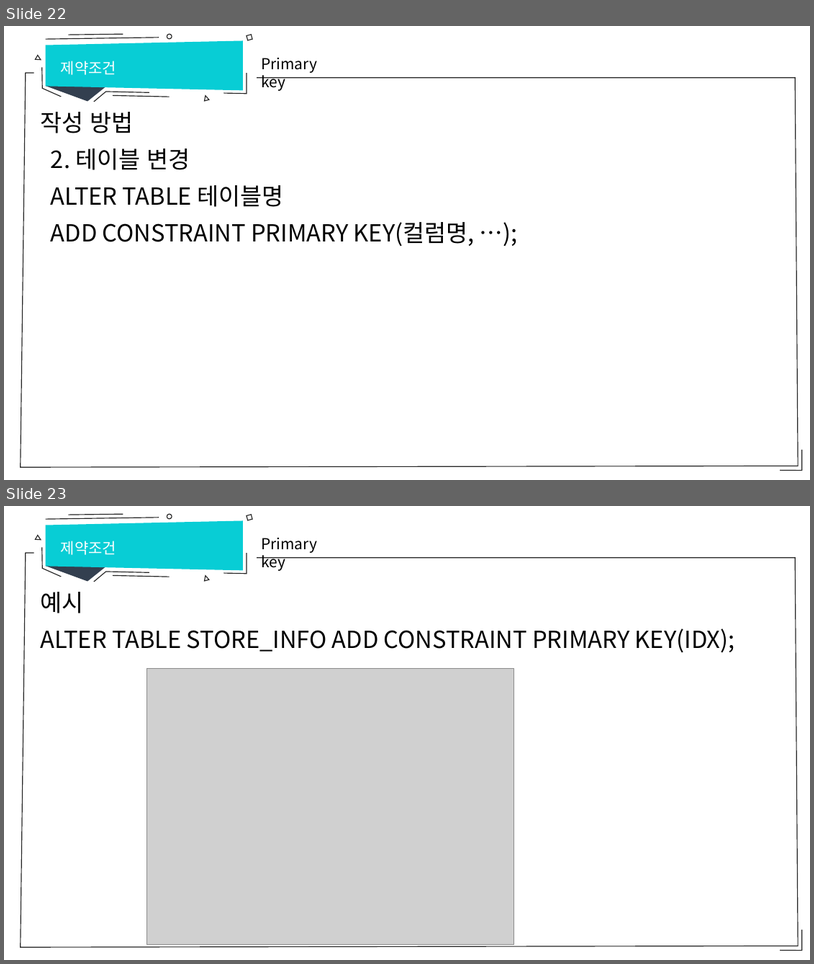
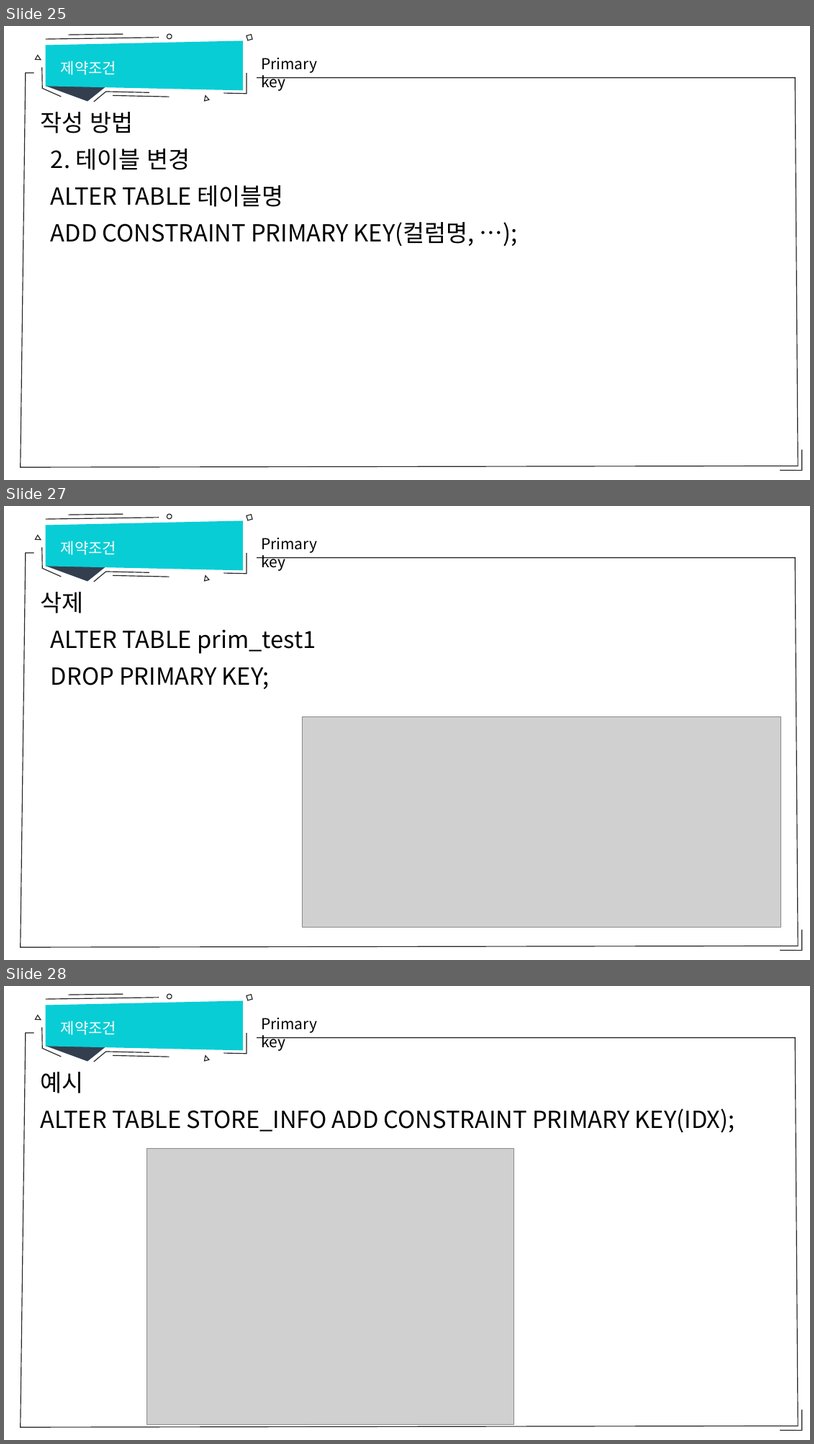
Before and after one commit to hitxid/openDatabase, a slide deck: database/제약조건.pptx. Shown one above the other, each under a label of ours: slides 22 and 23 before the commit, slides 25, 27 and 28 after it; the slides between them are not shown. The pictures are 814x964 and 814x1444 pixels, drawn with LibreOffice and Linux fonts; fonts in the diff are those of the drawing; grey boxes stand for pictures. Boxes give left, top, right and bottom in pixels: in the first picture for what was removed or moved away, otherwise in the second. Text is boxed around its words. In the diff, an @@ line names an element or a change of style, - is before the commit and + after.

Commit message:
제약조건 실습 내용 추가

```diff
--- a/database/제약조건.pptx
+++ b/database/제약조건.pptx
@@ slide 27 added at <box>4,506,810,960</box>, background #FFFFFF; not listed: 14 template elements that a slide beside it also shows @@
@@ text added at <box>61,541,116,555</box>, 18 pt, text #FFFFFF @@
+제약조건
@@ text added at <box>261,538,317,571</box>, 18 pt, text #000000 @@
+Primary key
@@ text added at <box>40,592,316,689</box>, 28 pt, text #000000 @@
+삭제
+ALTER TABLE prim_test1
+DROP PRIMARY KEY;
@@ picture added at <box>302,716,782,927</box> @@
@@ what was slide 22 is now slide 25 @@
@@ what was slide 23 is now slide 28 @@
```
Also in this commit, not shown: 5 other slides added, 2 other files.
